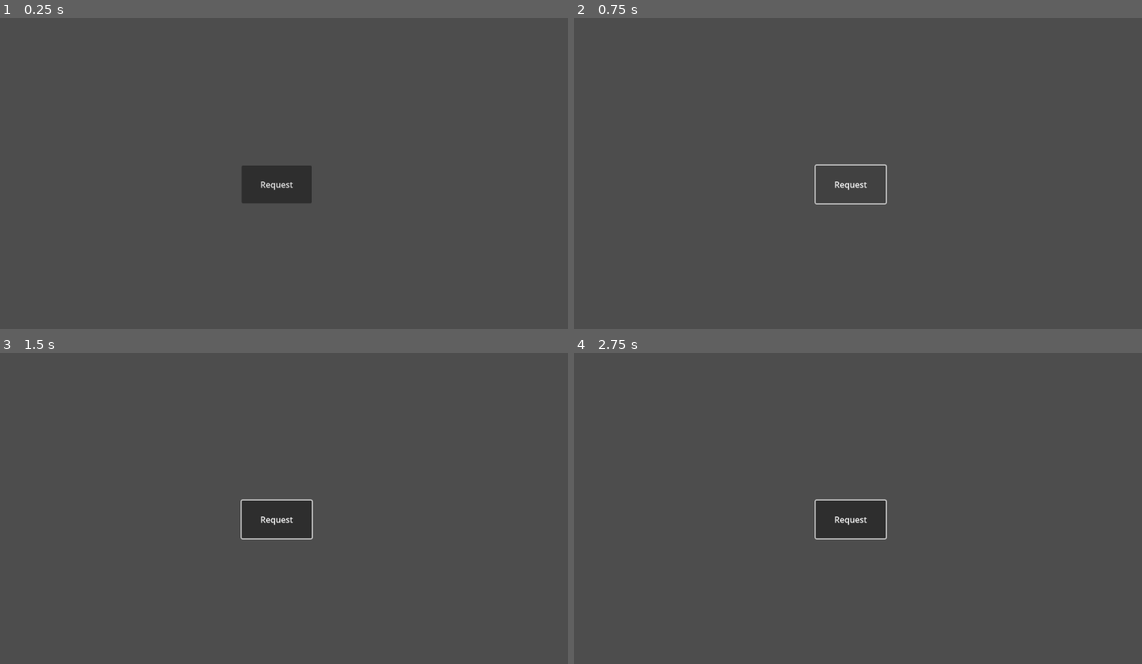
Above: before the commit, frames 1-4 (two rows, left to right).
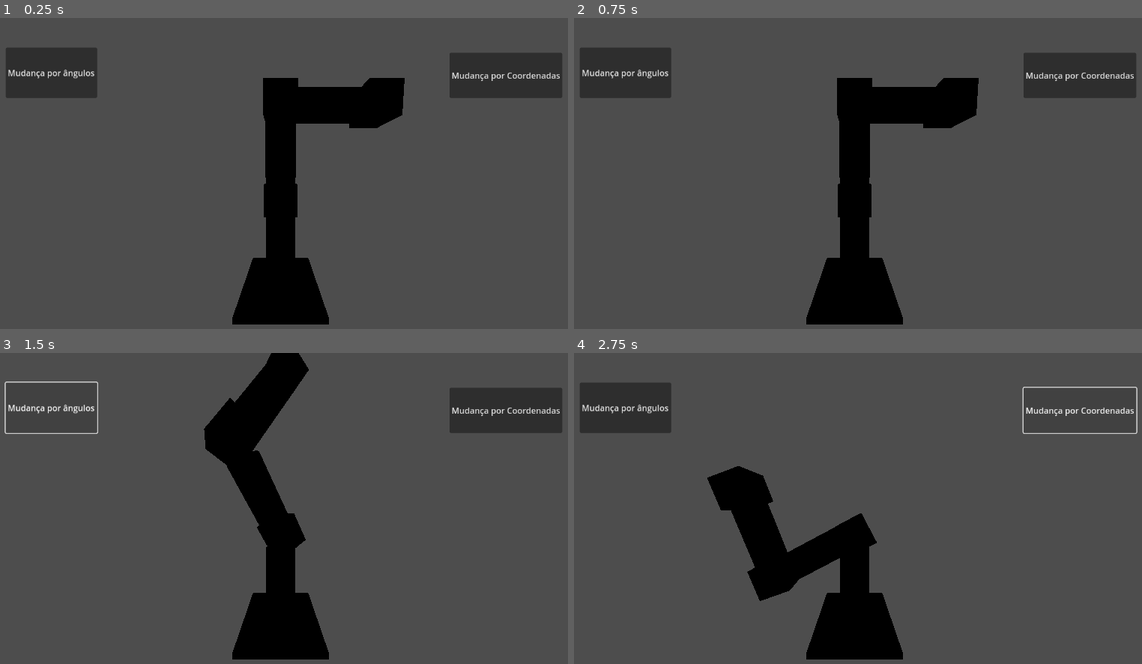
Above: after the commit, the same moments.

Repository: HallZero/Digital_Robot
Game: Godot game, scene res://3D/bancada.tscn
The game is run twice, just before and just after one commit, with the same random seed, the same clock (stepped at 60 frames per second) and the same inputs. Before the commit the project starts from res://2D/node_2d.tscn.
Inputs (mouse positions are in pixels of both pictures, inside the frame that each line leads up to):
- Up to frame 1 (0.25 s): no input
- Up to frame 2 (0.75 s): click (852, 185) at 0.5 s, where only the run before the commit has a clickable "Request"
- Up to frame 3 (1.5 s): click (51, 408) at 1.25 s, where only the run after the commit has a clickable "Mudança por ângulos"
- Up to frame 4 (2.75 s): click (1079, 408) at 2 s, where only the run after the commit has a clickable "Mudança por Coordenadas"

The runs differ from the first frame. In frame 1, 15% of the frame differs, in the area x 1-99%, y 9-99%; in frame 2, 14%; in frame 3, 13%; in frame 4, 12%.
Error before the commit: Trying to assign value of type 'int' to a variable of type 'String'. (res://2D/API.gd:9)
Error after the commit: Invalid access to property or key 'x' on a base object of type 'Nil'. (res://3D/bancada.gd:48)

Commit message:
Try to apply forward and inverse kinematics.

Diff:
--- a/godot/2D/API.gd
+++ /dev/null
@@ -1,20 +0,0 @@
-extends Node2D
-
-var URL = "http://127.0.0.1:3000/axes"
-@export
-var axes: String
-
-func _on_button_button_down():
-	$HTTPRequest.cancel_request()
-	axes = $HTTPRequest.request(URL)
-
-
-func _on_http_request_request_completed(result, response_code, headers, body):
-
-	if (response_code == 200):
-		var data = body.get_string_from_utf8()
-		print(data)
-		return data
-	else:
-		print('response_code: ', response_code)
-		print('problem on the server')
--- a/godot/2D/node_2d.tscn
+++ /dev/null
@@ -1,18 +0,0 @@
-[gd_scene load_steps=2 format=3 uid="uid://ck35uwe5moepy"]
-
-[ext_resource type="Script" path="res://2D/API.gd" id="1_vgpye"]
-
-[node name="Node2D" type="Node2D"]
-script = ExtResource("1_vgpye")
-
-[node name="Button" type="Button" parent="."]
-offset_left = 501.0
-offset_top = 284.0
-offset_right = 636.0
-offset_bottom = 357.0
-text = "Request"
-
-[node name="HTTPRequest" type="HTTPRequest" parent="."]
-
-[connection signal="button_down" from="Button" to="." method="_on_button_button_down"]
-[connection signal="request_completed" from="HTTPRequest" to="." method="_on_http_request_request_completed"]
--- /dev/null
+++ b/godot/3D/bancada.gd
@@ -0,0 +1,72 @@
+extends Node3D
+
+var XYZ_Axes = Vector3(0,0,0)
+var a
+var b
+var c
+var r
+@export var URL = "http://127.0.0.1:3000/axes"
+
+# Called when the node enters the scene tree for the first time.
+func _ready():
+	$HTTPRequest.request(URL)
+
+
+func forward_kinematics(base, forearm, arm, hand):
+	var basis = $EixoBase.transform.basis
+	var origin = Vector3(0,1,0)
+	var base_transform3d = Transform3D(basis, origin)
+
+	base.transform = base.transform.rotated(origin, 0.5)
+	forearm.transform = forearm.transform.rotated_local(Vector3(0,0,1), 0.5)
+	arm.transform = arm.transform.rotated_local(Vector3(0,0,1), 0.5)
+	hand.transform = hand.transform.rotated_local(Vector3(0,1,0), 0.5)
+
+func inverse_kinematics(base, forearm, arm, hand):
+	base.rotate_y(atan2(XYZ_Axes[1], XYZ_Axes[0]))
+	var q3 = acos(( forearm.transform.origin.distance_to(hand.transform.origin) - 8 ) / 8)
+	forearm.rotate_z(q3)
+	var res = sqrt(abs(pow(forearm.transform.origin.distance_to(hand.transform.origin), 2) - (pow(XYZ_Axes[0], 2) + pow(XYZ_Axes[1], 2))))
+	arm.rotate_z(atan2(res, sqrt(pow(XYZ_Axes[0], 2) + pow(XYZ_Axes[1], 2))) - atan2(sin(q3)*2, 2 + cos(q3))*2)
+	pass
+
+func clear(base, forearm, arm, hand):
+	base.transform.basis = Basis()
+	base.transform.origin = Vector3(0,0,0)
+	forearm.transform.origin = Vector3(0,3,0)
+	forearm.transform.basis = Basis()
+	arm.transform.origin = Vector3(0,3,0)
+	arm.transform.basis = Basis()
+	hand.transform.origin = Vector3(3,0,0)
+	hand.transform.basis = Basis()
+
+
+func _on_http_request_request_completed(result, response_code, headers, body):
+	var axes = body.get_string_from_utf8()
+	var data = JSON.parse_string(axes)
+	print(data)
+	XYZ_Axes = Vector3(data["x"], data["y"], data["z"])
+	a = data["a"]
+	b = data["b"]
+	c = data["c"]
+	r = data["r"]
+	$HTTPRequest.cancel_request()
+
+func _on_button_pressed():
+	$HTTPRequest.request(URL)
+	var base = $EixoBase
+	var forearm = $EixoBase/EixoForearm
+	var arm = $EixoBase/EixoForearm/EixoArm
+	var hand = $EixoBase/EixoForearm/EixoArm/EixoHand
+	clear(base, forearm, arm, hand)
+	forward_kinematics(base, forearm, arm, hand)
+
+
+func _on_inverse_kinematics_pressed():
+	$HTTPRequest.request(URL)
+	var base = $EixoBase
+	var forearm = $EixoBase/EixoForearm
+	var arm = $EixoBase/EixoForearm/EixoArm
+	var hand = $EixoBase/EixoForearm/EixoArm/EixoHand
+	clear(base, forearm, arm, hand)
+	inverse_kinematics(base, forearm, arm, hand)
--- a/godot/3D/bancada.tscn
+++ b/godot/3D/bancada.tscn
@@ -1,61 +1,58 @@
-[gd_scene load_steps=8 format=3 uid="uid://cs1ddro2mm2pq"]
+[gd_scene load_steps=5 format=3 uid="uid://cs1ddro2mm2pq"]
+
+[ext_resource type="Script" path="res://3D/bancada.gd" id="1_pg8nj"]
+[ext_resource type="PackedScene" uid="uid://cpqgbw17attso" path="res://3D/eixo.tscn" id="2_24mx4"]
+[ext_resource type="PackedScene" uid="uid://di6s6p2hbclf3" path="res://3D/joint.tscn" id="3_psfpi"]
 
 [sub_resource type="BoxMesh" id="BoxMesh_w71va"]
 
-[sub_resource type="BoxMesh" id="BoxMesh_vc4wm"]
-
-[sub_resource type="CylinderMesh" id="CylinderMesh_o6map"]
-
-[sub_resource type="CylinderMesh" id="CylinderMesh_r0imy"]
-
-[sub_resource type="BoxMesh" id="BoxMesh_h70c8"]
-
-[sub_resource type="CylinderMesh" id="CylinderMesh_88nka"]
-
-[sub_resource type="BoxMesh" id="BoxMesh_cxav2"]
-
 [node name="Node3D" type="Node3D"]
+script = ExtResource("1_pg8nj")
 
 [node name="Table" type="MeshInstance3D" parent="."]
 transform = Transform3D(2.5, 0, 0, 0, 0.15, 0, 0, 0, 2.5, 0, 0, 0)
 mesh = SubResource("BoxMesh_w71va")
 
 [node name="Camera3D" type="Camera3D" parent="."]
-transform = Transform3D(1, 0, 0, 0, 0.955175, 0.296041, 0, -0.296041, 0.955175, 0, 1.2889, 2.81544)
+transform = Transform3D(1, 0, 0, 0, 0.997769, 0.0667611, 0, -0.0667611, 0.997769, 0, 3.6994, 4.31164)
+fov = 105.42
 
-[node name="Robot" type="Node3D" parent="."]
+[node name="HTTPRequest" type="HTTPRequest" parent="."]
 
-[node name="RobotBase" type="MeshInstance3D" parent="Robot"]
-transform = Transform3D(0.881, 0, 0, 0, 0.5, 0, 0, 0, 0.864, 0, 0.334917, 0)
-mesh = SubResource("BoxMesh_vc4wm")
-skeleton = NodePath("../..")
+[node name="Forward_Kinematics" type="Button" parent="."]
+offset_left = 47.0
+offset_top = 57.0
+offset_right = 223.0
+offset_bottom = 154.0
+text = "Mudança por ângulos"
 
-[node name="JointBase" type="MeshInstance3D" parent="Robot/RobotBase"]
-transform = Transform3D(-0.654938, 0, 9.73504e-08, 0, 0.5, 0, -1.00839e-07, 0, -0.657407, 0, 0.330166, 0)
-mesh = SubResource("CylinderMesh_o6map")
-skeleton = NodePath("../..")
+[node name="EixoBase" parent="." instance=ExtResource("2_24mx4")]
 
-[node name="JointForearm" type="MeshInstance3D" parent="Robot/RobotBase/JointBase"]
-transform = Transform3D(0.5, -8.74228e-08, 3.82137e-15, 0, -2.18557e-08, -0.5, 8.74228e-08, 0.5, -2.18557e-08, 0, 1.15, 0)
-mesh = SubResource("CylinderMesh_r0imy")
+[node name="Link1" parent="EixoBase" instance=ExtResource("3_psfpi")]
+transform = Transform3D(1, 0, 0, 0, 1, 0, 0, 0, 1, 0, 1.5, 0)
 
-[node name="Forearm" type="MeshInstance3D" parent="Robot/RobotBase/JointBase/JointForearm"]
-transform = Transform3D(1, 0, -5.42101e-20, -2.84217e-14, 1, -2.55795e-13, 0, 3.90799e-14, 5.5691, 3.38813e-21, -5.68434e-14, -2.5)
-mesh = SubResource("BoxMesh_h70c8")
+[node name="EixoForearm" parent="EixoBase" instance=ExtResource("2_24mx4")]
+transform = Transform3D(1, 0, 0, 0, 1, 0, 0, 0, 1, 0, 3, 0)
 
-[node name="JointArm" type="MeshInstance3D" parent="Robot/RobotBase/JointBase/JointForearm/Forearm"]
-transform = Transform3D(1.1923, 8.52651e-14, -1.19209e-07, -1.98952e-13, 0.500965, -1.42109e-14, 7.45058e-09, 4.44089e-16, 0.500965, 4.76837e-07, -1.57978e-07, -0.64896)
-mesh = SubResource("CylinderMesh_88nka")
+[node name="Link2" parent="EixoBase/EixoForearm" instance=ExtResource("3_psfpi")]
+transform = Transform3D(1, 0, 0, 0, 1, 0, 0, 0, 1, 0, 1.5, 0)
 
-[node name="Arm" type="MeshInstance3D" parent="Robot/RobotBase/JointBase/JointForearm/Forearm/JointArm"]
-transform = Transform3D(2.71952, 1.98952e-13, 3.77487e-16, 1.36424e-12, 2.1146, 0, -6.77626e-21, 7.10543e-15, 0.525464, -1.25467, 9.80144e-07, 0)
-mesh = SubResource("BoxMesh_cxav2")
+[node name="EixoArm" parent="EixoBase/EixoForearm" instance=ExtResource("2_24mx4")]
+transform = Transform3D(1, -2.98023e-08, 0, 0, 1, -4.67896e-09, 2.98023e-08, -4.15179e-10, 1, 0, 3, 0)
 
-[node name="JointHand" type="MeshInstance3D" parent="Robot/RobotBase/JointBase/JointForearm/Forearm/JointArm/Arm"]
-transform = Transform3D(0.367653, 7.45058e-09, 0.0339107, 0.0065522, 2.06703e-08, -1.90278, -1.51801e-08, 0.472902, 8.28727e-08, -0.575166, 5.77854e-07, 0)
-mesh = SubResource("CylinderMesh_88nka")
-skeleton = NodePath("../../..")
+[node name="Joint" parent="EixoBase/EixoForearm/EixoArm" instance=ExtResource("3_psfpi")]
+transform = Transform3D(-4.37114e-08, -1, 0, 1, -4.37114e-08, 0, 0, 0, 1, 1.5, 0, 0)
 
-[node name="Hand" type="MeshInstance3D" parent="Robot/RobotBase/JointBase/JointForearm/Forearm/JointArm/Arm/JointHand"]
-transform = Transform3D(1.61856, 2.01235e-13, -2.84217e-14, 8.11945e-13, 2.1146, 1.59872e-14, 0, 8.88178e-15, 0.525464, -0.617153, 0, 1.23756e-07)
-mesh = SubResource("BoxMesh_cxav2")
+[node name="EixoHand" parent="EixoBase/EixoForearm/EixoArm" instance=ExtResource("2_24mx4")]
+transform = Transform3D(1, -2.98023e-08, -5.96046e-08, 2.98023e-08, 1, 0, 0, -1.49012e-08, 1, 3, 0, 0)
+
+[node name="Inverse_Kinematics" type="Button" parent="."]
+offset_left = 901.0
+offset_top = 67.0
+offset_right = 1118.0
+offset_bottom = 154.0
+text = "Mudança por Coordenadas"
+
+[connection signal="request_completed" from="HTTPRequest" to="." method="_on_http_request_request_completed"]
+[connection signal="pressed" from="Forward_Kinematics" to="." method="_on_button_pressed"]
+[connection signal="pressed" from="Inverse_Kinematics" to="." method="_on_inverse_kinematics_pressed"]
--- /dev/null
+++ b/godot/3D/eixo.tscn
@@ -0,0 +1,17 @@
+[gd_scene load_steps=3 format=3 uid="uid://cpqgbw17attso"]
+
+[sub_resource type="CylinderShape3D" id="CylinderShape3D_dkd76"]
+height = 0.980862
+
+[sub_resource type="BoxMesh" id="BoxMesh_45fgu"]
+
+[node name="Eixo" type="Node3D"]
+
+[node name="RigidBody3D" type="RigidBody3D" parent="."]
+gravity_scale = 0.0
+
+[node name="CollisionShape3D" type="CollisionShape3D" parent="RigidBody3D"]
+shape = SubResource("CylinderShape3D_dkd76")
+
+[node name="MeshInstance3D" type="MeshInstance3D" parent="RigidBody3D"]
+mesh = SubResource("BoxMesh_45fgu")
--- /dev/null
+++ b/godot/3D/joint.tscn
@@ -0,0 +1,17 @@
+[gd_scene load_steps=3 format=3 uid="uid://di6s6p2hbclf3"]
+
+[sub_resource type="CylinderShape3D" id="CylinderShape3D_ud3fq"]
+
+[sub_resource type="CylinderMesh" id="CylinderMesh_ip5pa"]
+
+[node name="Joint" type="Node3D"]
+
+[node name="RigidBody3D" type="RigidBody3D" parent="."]
+gravity_scale = 0.0
+
+[node name="CollisionShape3D" type="CollisionShape3D" parent="RigidBody3D"]
+transform = Transform3D(0.5, 0, 0, 0, 0.5, 0, 0, 0, 0.5, 0, 0, 0)
+shape = SubResource("CylinderShape3D_ud3fq")
+
+[node name="MeshInstance3D" type="MeshInstance3D" parent="RigidBody3D"]
+mesh = SubResource("CylinderMesh_ip5pa")
--- /dev/null
+++ b/godot/3D/robot.tscn
@@ -0,0 +1,50 @@
+[gd_scene load_steps=7 format=3 uid="uid://bwx2rw40hil0w"]
+
+[sub_resource type="BoxMesh" id="BoxMesh_mri6c"]
+
+[sub_resource type="CylinderMesh" id="CylinderMesh_k3e81"]
+
+[sub_resource type="CylinderMesh" id="CylinderMesh_ctcuy"]
+
+[sub_resource type="BoxMesh" id="BoxMesh_2525s"]
+
+[sub_resource type="CylinderMesh" id="CylinderMesh_65fop"]
+
+[sub_resource type="BoxMesh" id="BoxMesh_beknn"]
+
+[node name="Robot" type="Node3D"]
+
+[node name="RobotBase" type="MeshInstance3D" parent="."]
+transform = Transform3D(0.881, 0, 0, 0, 0.5, 0, 0, 0, 0.864, 0, 0.334917, 0)
+mesh = SubResource("BoxMesh_mri6c")
+skeleton = NodePath("../..")
+
+[node name="JointBase" type="MeshInstance3D" parent="RobotBase"]
+transform = Transform3D(-0.654938, 0, 9.73504e-08, 0, 0.5, 0, -1.00839e-07, 0, -0.657407, 0, 0.330166, 0)
+mesh = SubResource("CylinderMesh_k3e81")
+skeleton = NodePath("../..")
+
+[node name="JointForearm" type="MeshInstance3D" parent="RobotBase/JointBase"]
+transform = Transform3D(0.5, -8.9407e-08, 3.9968e-15, 0, -2.18557e-08, -0.5, 8.19564e-08, 0.5, -2.18557e-08, 0, 1.15, 0)
+mesh = SubResource("CylinderMesh_ctcuy")
+
+[node name="Forearm" type="MeshInstance3D" parent="RobotBase/JointBase/JointForearm"]
+transform = Transform3D(1, 0, -5.42101e-20, -2.84217e-14, 1, -2.55795e-13, 0, 3.90799e-14, 5.5691, 3.38813e-21, -5.68434e-14, -2.5)
+mesh = SubResource("BoxMesh_2525s")
+
+[node name="JointArm" type="MeshInstance3D" parent="RobotBase/JointBase/JointForearm/Forearm"]
+transform = Transform3D(1.1923, 1.9881e-09, -1.19209e-07, 1.30349e-08, 0.500965, 0, 7.45058e-09, 4.44089e-16, 0.500965, 4.76837e-07, -1.57978e-07, -0.64896)
+mesh = SubResource("CylinderMesh_65fop")
+
+[node name="Arm" type="MeshInstance3D" parent="RobotBase/JointBase/JointForearm/Forearm/JointArm"]
+transform = Transform3D(2.71952, 1.98952e-13, 3.77487e-16, 1.36424e-12, 2.1146, 0, -6.77626e-21, 7.10543e-15, 0.525464, -1.25467, 9.80144e-07, 0)
+mesh = SubResource("BoxMesh_beknn")
+
+[node name="JointHand" type="MeshInstance3D" parent="RobotBase/JointBase/JointForearm/Forearm/JointArm/Arm"]
+transform = Transform3D(0.367653, 1.49012e-08, 0.0339107, 0.00655224, 2.01642e-08, -1.90278, 1.18937e-07, 0.472902, 4.91658e-08, -0.575165, 4.67253e-07, -9.53674e-07)
+mesh = SubResource("CylinderMesh_65fop")
+skeleton = NodePath("../../..")
+
+[node name="Hand" type="MeshInstance3D" parent="RobotBase/JointBase/JointForearm/Forearm/JointArm/Arm/JointHand"]
+transform = Transform3D(1.5, -1.02507e-12, 3.72529e-09, 8.05189e-13, 1.927, 7.10543e-15, 2.79397e-09, 1.42109e-14, 0.663, 0.025574, 1.98562, 0.00221347)
+mesh = SubResource("BoxMesh_beknn")
--- a/godot/project.godot
+++ b/godot/project.godot
@@ -11,6 +11,6 @@
 [application]
 
 config/name="Godot"
-run/main_scene="res://2D/node_2d.tscn"
+run/main_scene="res://3D/bancada.tscn"
 config/features=PackedStringArray("4.0", "Forward Plus")
 config/icon="res://icon.svg"
Not shown, changed: app.py
Not shown, changed: database.db
Not shown, changed: models/Position.py
Not shown, changed: templates/index.html
